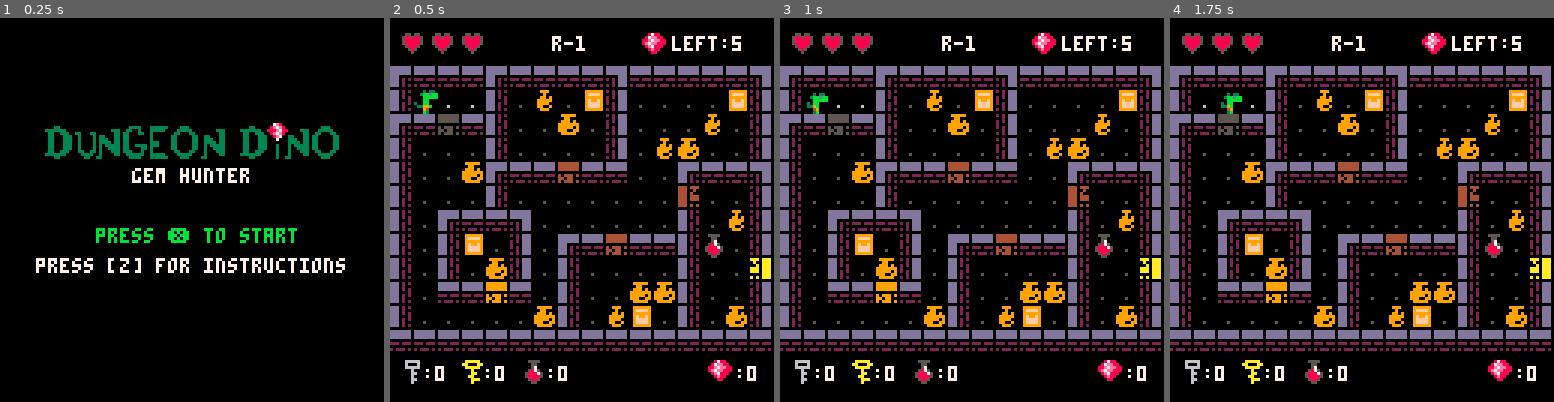
Above: before the commit, frames 1-4 (left to right).
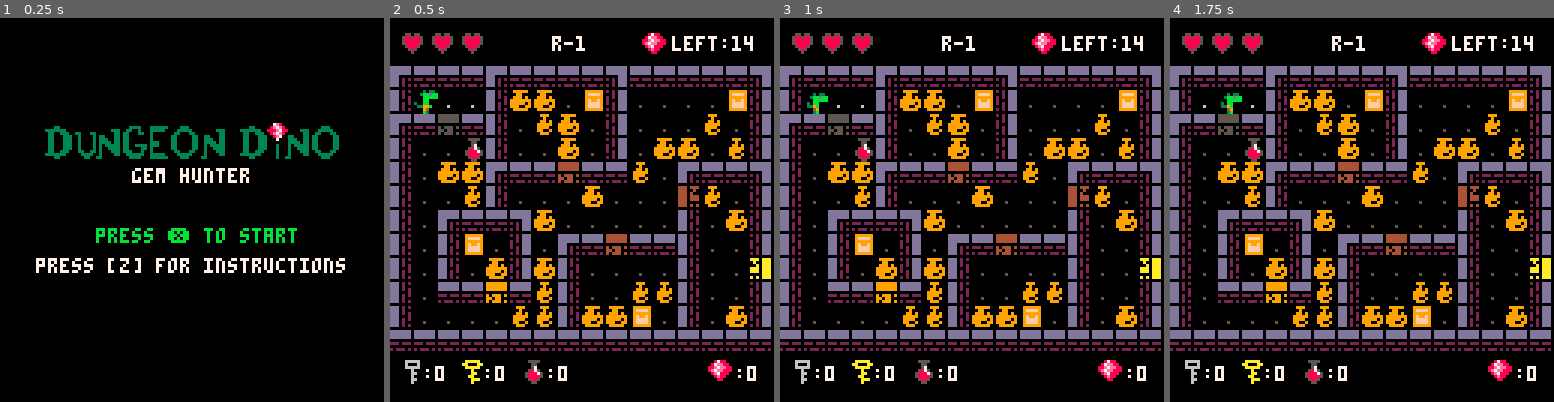
Above: after the commit, the same moments.

Repository: robotspacefish/dungeon_dino
Game: PICO-8 cartridge dungeon_dino.p8
Two runs of this game, one before a commit and one after it. Both use one fixed random seed, a clock stepped at 60 frames per second and the inputs below.
Inputs:
- Up to frame 1 (0.25 s): no input
- Up to frame 2 (0.5 s): tap X (X key) at 0.33 s
- Up to frame 3 (1 s): tap O (Z key) at 0.7 s
- Up to frame 4 (1.75 s): tap X (X key) at 1.07 s; hold Right from 1.6 s (still down); tap O (Z key) at 1.7 s

Frame 1 is identical in both runs. In frame 2, 3.5% of the frame differs, in the area x 12-95%, y 4-81%; in frame 3, 3.5%; in frame 4, 3.5%.

Commit message:
WIP amount of vases in the room

Diff:
--- a/dungeon_dino.p8
+++ b/dungeon_dino.p8
@@ -530,24 +530,24 @@
 end
 
 function setup_vases(c_room)
-	--todo iterate over tiles randomly so vases are more spread around
 	local vases={}
 	local vase_types={lg_vase_spr[1],sm_vase_spr[1]}
-	--todo play with this min/max
-	-- local total_vases=flr(rnd(#c_room.empty_tiles/3))+#c_room.empty_tiles/2
+
+	local total_vases=flr(rnd(#c_room.empty_tiles/3))+#c_room.empty_tiles/2
+
 	local t
 	for t in all(c_room.empty_tiles) do
 		local r=flr(rnd(5))
-		if r==0 then --place vase
+		-- if r<=1 then --place vase
+		if total_vases>0  and r<=1 then
 			c_room.vases_left+=1
 			local v_spr=vase_types[flr(rnd(2))+1]
 			local vase=create_vase(t.x,t.y,v_spr)
 			del(c_room.empty_tiles,t) --remove empty tile from list
 			mset(t.x,t.y,0) --set transparent sprite on tile
-			-- total_vases-=1 --todo
+			total_vases-=1 --todo
 			add(vases,vase)
 		end
-			-- if total_vases==0 then break end --todo
 	end
 
 	local v
@@ -636,8 +636,8 @@
 function game_over()
 	cls()
 	camera()
-	print("game over",128/2-15,128/2-3,8)
-	print("press c to try again",128/2-30,128/2+6,7)
+	print("game over",hcenter("game over"),128/2-3,8)
+	print("press c to try again",hcenter("press c to try again"),128/2+6,7)
 	if btnp(4) then mode="reset_game" end
 end
 
